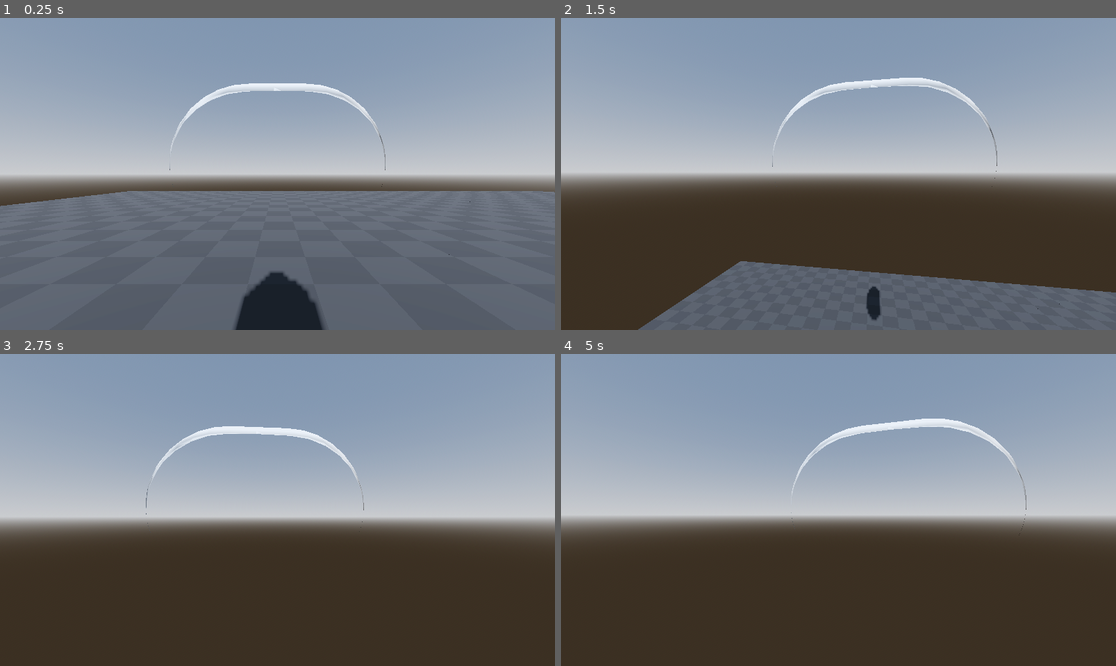
Above: before the commit, frames 1-4 (two rows, left to right).
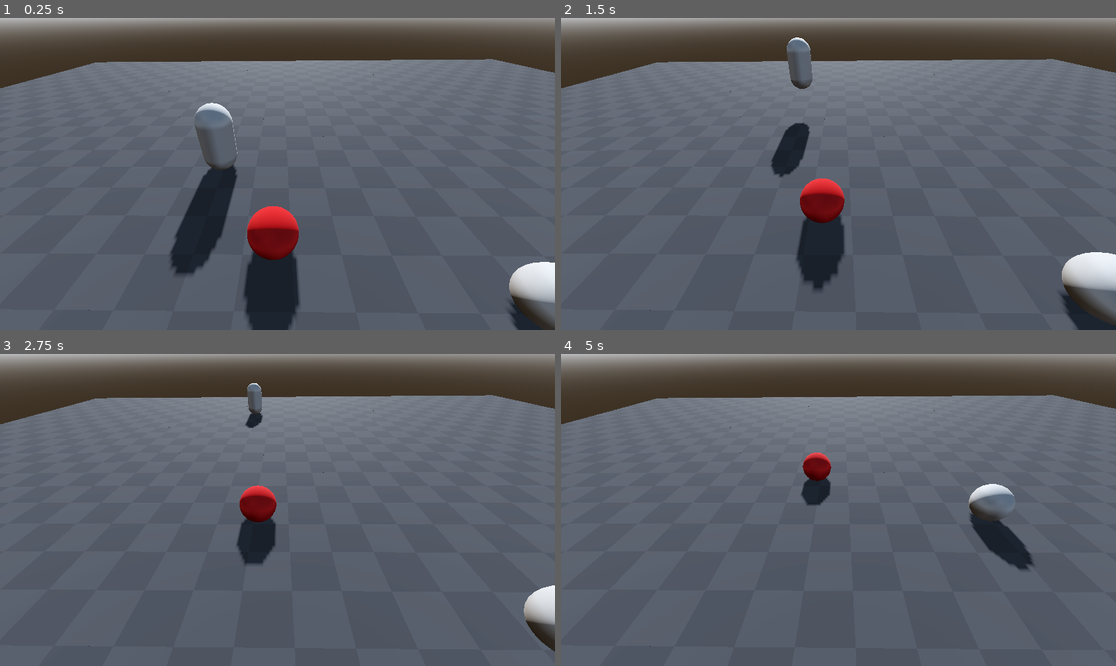
Above: after the commit, the same moments.

Repository: varshzakalq/game1
Game: Godot game, scene res://_main/Temporary stuff/temp_main.tscn
Two runs of this game, one before a commit and one after it. Both use one fixed random seed, a clock stepped at 60 frames per second and the inputs below.
Inputs (mouse positions are in pixels of both pictures, inside the frame that each line leads up to):
- Up to frame 1 (0.25 s): no input
- Up to frame 2 (1.5 s): tap Enter (ui_accept) at 0.5, 0.77, 0.8, 1.07, 1.35 s; move the mouse to (866, 174) at 0.52 s; hold R (Rewind, bound only after the commit) 0.53-1.28 s; hold Up (ui_up) from 0.53 s (still down); move the mouse to (810, 174) at 1.27 s
- Up to frame 3 (2.75 s): keep holding Up (ui_up); tap Enter (ui_accept) at 1.52, 1.82, 2.3 s; tap R (Rewind, bound only after the commit) at 1.55 s; move the mouse to (288, 503) at 2.02 s; hold R (Rewind, bound only after the commit) from 2.03 s (still down)
- Up to frame 4 (5 s): keep holding Up (ui_up); move the mouse to (832, 516) at 2.77 s; release R (Rewind, bound only after the commit) at 2.78 s; tap R (Rewind, bound only after the commit) at 2.85, 4.35 s; tap Enter (ui_accept) at 3.02, 3.32, 3.6, 3.77, 4.07, 4.52, 4.82 s; move the mouse to (877, 513) at 3.52 s; move the mouse to (794, 506) at 4.27 s

The runs differ from the first frame. In frame 1, 64% of the frame differs, in the area x 0-100%, y 0-100%; in frame 2, 87%; in frame 3, 99%; in frame 4, 99%.

Commit message:
time rewind system base

Diff:
--- /dev/null
+++ b/_base_objects/_characters/temp_player/time_test.gd
@@ -0,0 +1,36 @@
+extends Time_Character
+
+func _physics_process(delta: float) -> void:
+	# 1. Handle Rewind Input (Held down)
+	# Replace "ui_undo" with whatever action you mapped in Project Settings, or use Input.is_key_pressed(KEY_R)
+	if Input.is_action_pressed("Rewind"):
+		_rollback(delta)
+	else:
+		# Check if the button was just let go to reset our speed and states
+		if Input.is_action_just_released("Rewind"):
+			_stop_rollback()
+
+		# 2. Handle Normal Input ONLY if we aren't rewinding
+		if not _is_rewinding:
+			var inp = Input.get_vector("ui_left", "ui_right", "ui_up", "ui_down")
+			var input_dir = Vector2.ZERO
+			input_dir.x = - inp.y
+			input_dir.y = - inp.x
+			_move_self(input_dir, delta)
+
+			if Input.is_action_just_pressed("ui_accept"):
+				_attempt_jump()
+
+			# Remember to pass delta here once you update the base class!
+			_get_gravity(delta)
+
+	# 3. Apply Physics Movement
+	# We ONLY call move_and_slide when we are NOT rewinding.
+	# Why? Because during a rewind, the Tween is explicitly teleporting the 'position'
+	# back through time. If move_and_slide() runs at the same time, the physics engine
+	# will fight the Tween and cause stuttering.
+	if not _is_rewinding:
+		move_and_slide()
+
+	# 4. Call the parent class so the snapshot interval timer can run
+	super._physics_process(delta)
--- /dev/null
+++ b/_base_objects/_characters/temp_player/time_test.tscn
@@ -0,0 +1,20 @@
+[gd_scene format=3 uid="uid://g60q1jol1hrc"]
+
+[ext_resource type="Script" uid="uid://ln0ffcpckti7" path="res://_base_objects/_characters/temp_player/time_test.gd" id="1_df4fr"]
+
+[sub_resource type="SphereShape3D" id="SphereShape3D_xt4wu"]
+
+[sub_resource type="CapsuleMesh" id="CapsuleMesh_w20ea"]
+height = 1.0
+
+[node name="time_test" type="CharacterBody3D" unique_id=1916834120]
+script = ExtResource("1_df4fr")
+metadata/_custom_type_script = "uid://b37pyy3cyklrv"
+
+[node name="CollisionShape3D" type="CollisionShape3D" parent="." unique_id=746188097]
+shape = SubResource("SphereShape3D_xt4wu")
+
+[node name="MeshInstance3D" type="MeshInstance3D" parent="." unique_id=521424506]
+mesh = SubResource("CapsuleMesh_w20ea")
+
+[node name="Camera3D" type="Camera3D" parent="." unique_id=925324676]
--- /dev/null
+++ b/_engine/_base classes/Components/Aging_component.gd
@@ -0,0 +1,25 @@
+extends Node
+class_name AgingComponent
+
+signal age_increased(current_age: float)
+signal max_age_reached()
+
+
+@export var max_age: float = 100.0
+@export var aging_multiplier: float = 1.0
+@export var current_age: float = 0.0:
+	set(value):
+		_age_changed(value)
+
+		current_age = value
+		if current_age > max_age:
+			current_age = max_age
+
+func increase_age(delta: float, multiplier : float = 1):
+	current_age += delta * multiplier * 0.01
+
+func _age_changed(value : float):
+
+	#current_age variable in this func is the value before the change was made
+
+	pass
--- /dev/null
+++ b/_engine/_base classes/time_character.gd
@@ -0,0 +1,124 @@
+extends CharacterBody3D
+class_name Time_Character
+
+@export_category("Movement")
+@export var SPEED : float = 2.0
+@export var GRAVITY : float = 10.0
+@export var JUMP_HEIGHT : float = 2.0
+
+@export_category("Time Mechanics")
+@export var MAX_SNAPSHOT_COUNT : int = 10000
+@export var SNAPSHOT_PROPERTY_LIST : Array[String] = [
+	"velocity",
+	"position"
+]
+
+#INTERVAL VARS
+@export var SNAPSHOT_INTERVAL : float = 0.05
+var _time_since_last_snapshot : float = 0.0
+
+#REWIND VARS
+@export var MIN_REWIND_SPEED : float = 0.25
+@export var MAX_REWIND_SPEED : float = 3.0
+@export var REWIND_ACCELERATION : float = 1.5
+
+var _reached_history_end : bool = false
+var _rewind_tween : Tween
+
+var _current_rewind_speed : float = MIN_REWIND_SPEED
+var _rewind_accumulator : float = 0.0
+
+var snapshots : Dictionary = {}
+var _is_rewinding : bool = false
+
+func _ready() -> void:
+	for prop in SNAPSHOT_PROPERTY_LIST:
+		snapshots[prop] = []
+
+func _rollback(delta: float) -> void:
+	if _reached_history_end or snapshots[SNAPSHOT_PROPERTY_LIST[0]].is_empty():
+		_reached_history_end = true
+		return
+
+	_is_rewinding = true
+
+	_current_rewind_speed = move_toward(_current_rewind_speed, MAX_REWIND_SPEED, REWIND_ACCELERATION * delta)
+	_rewind_accumulator += _current_rewind_speed
+
+	var frames_to_pop : int = floor(_rewind_accumulator)
+
+	if frames_to_pop > 0:
+		_rewind_accumulator -= frames_to_pop
+
+		var target_values : Dictionary = {}
+
+		for i in range(frames_to_pop):
+			if snapshots[SNAPSHOT_PROPERTY_LIST[0]].is_empty():
+				_reached_history_end = true
+				break
+
+			for key in snapshots:
+				target_values[key] = snapshots[key].pop_back()
+
+		if not target_values.is_empty():
+			if _rewind_tween and _rewind_tween.is_valid():
+				_rewind_tween.kill()
+
+			_rewind_tween = create_tween()
+			_rewind_tween.set_parallel(true)
+
+			var tween_duration = SNAPSHOT_INTERVAL / _current_rewind_speed
+
+			for key in target_values:
+				_rewind_tween.tween_property(self, key, target_values[key], tween_duration)
+
+func _take_snapshot(delta: float) -> void:
+	if _is_rewinding: return
+
+	_reached_history_end = false
+
+	_time_since_last_snapshot += delta
+
+	if _time_since_last_snapshot >= SNAPSHOT_INTERVAL:
+		_time_since_last_snapshot -= SNAPSHOT_INTERVAL
+
+		for property in SNAPSHOT_PROPERTY_LIST:
+			var value = get(property)
+			if value == null:
+				push_error("NON EXISTENT PROPERTY %s TO TAKE SNAPSHOT OF" % property)
+				continue
+			snapshots[property].append(value)
+
+			if MAX_SNAPSHOT_COUNT > 0 and snapshots[property].size() > MAX_SNAPSHOT_COUNT:
+				snapshots[property].pop_front()
+
+func _stop_rollback() -> void:
+	_is_rewinding = false
+	_current_rewind_speed = MIN_REWIND_SPEED
+	_rewind_accumulator = 0.0
+
+func _move_self(direction: Vector2, delta: float) -> void:
+	if _is_rewinding: return
+
+	var movement_dir = Vector3(direction.y, 0, direction.x)
+
+	velocity = lerp(velocity, SPEED*movement_dir.rotated(Vector3.UP, global_rotation.y), 5 * delta)
+
+func _attempt_jump() -> void:
+	if _is_rewinding: return
+	if is_on_floor():
+		velocity.y += JUMP_HEIGHT
+
+func _get_gravity(delta : float) -> void:
+	if _is_rewinding: return
+	if not is_on_floor():
+		velocity.y -= GRAVITY*delta
+
+
+func _handle_stair_step_up(delta: float) -> void:
+	pass
+
+func _physics_process(delta: float) -> void:
+	_get_gravity(delta)
+	_take_snapshot(delta)
+	_handle_stair_step_up(delta)
--- a/_main/Temporary stuff/temp_main.tscn
+++ b/_main/Temporary stuff/temp_main.tscn
@@ -3,7 +3,7 @@
 [ext_resource type="PackedScene" uid="uid://cnuvmcnksbha1" path="res://_main/Temporary stuff/temp_gridmap.tscn" id="1_moldy"]
 [ext_resource type="PackedScene" uid="uid://ccec6c80h1n8j" path="res://_base_objects/_characters/old enemy(for reference)/Sphere/Sphere_enemy.tscn" id="2_yohdy"]
 [ext_resource type="PackedScene" uid="uid://ck4rhlfugoumh" path="res://_main/Temporary stuff/test_dummy.tscn" id="3_yohdy"]
-[ext_resource type="PackedScene" uid="uid://cmm8t2vycvntl" path="res://_base_objects/_characters/temp_player/player.tscn" id="4_yh7ig"]
+[ext_resource type="PackedScene" uid="uid://g60q1jol1hrc" path="res://_base_objects/_characters/temp_player/time_test.tscn" id="4_yh7ig"]
 
 [sub_resource type="ProceduralSkyMaterial" id="ProceduralSkyMaterial_f3sb7"]
 sky_horizon_color = Color(0.662243, 0.671743, 0.686743, 1)
@@ -43,5 +43,5 @@
 "cells": PackedInt32Array(65535, 3, 0, 65534, 3, 0, 65533, 3, 0, 65533, 2, 0, 65532, 2, 0, 65532, 1, 0, 65532, 0, 0, 65 …(5106 unchanged characters)…
 }
 
-[node name="Player" parent="." unique_id=1723265973 instance=ExtResource("4_yh7ig")]
-transform = Transform3D(1, 0, 0, 0, 1, 0, 0, 0, 1, -5.5519876, 2.0000005, 0.17696095)
+[node name="time_test" parent="." unique_id=1916834120 instance=ExtResource("4_yh7ig")]
+transform = Transform3D(1, 0, 0, 0, 1, 0, 0, 0, 1, -2.8057258, 2, -2)
--- a/project.godot
+++ b/project.godot
@@ -21,23 +21,37 @@
 
 [input]
 
-up={
+Forward={
 "deadzone": 0.2,
 "events": [Object(InputEventKey,"resource_local_to_scene":false,"resource_name":"","device":-1,"window_id":0,"alt_press …(192 unchanged characters)…
 ]
 }
-down={
+Backward={
 "deadzone": 0.2,
 "events": [Object(InputEventKey,"resource_local_to_scene":false,"resource_name":"","device":-1,"window_id":0,"alt_press …(192 unchanged characters)…
 ]
 }
-left={
+Left={
 "deadzone": 0.2,
 "events": [Object(InputEventKey,"resource_local_to_scene":false,"resource_name":"","device":-1,"window_id":0,"alt_press …(191 unchanged characters)…
 ]
 }
-right={
+Right={
 "deadzone": 0.2,
 "events": [Object(InputEventKey,"resource_local_to_scene":false,"resource_name":"","device":-1,"window_id":0,"alt_press …(192 unchanged characters)…
 ]
 }
+Jump={
+"deadzone": 0.2,
+"events": [Object(InputEventKey,"resource_local_to_scene":false,"resource_name":"","device":-1,"window_id":0,"alt_pressed":false,"shift_pressed":false,"ctrl_pressed":false,"meta_pressed":false,"pressed":false,"keycode":0,"physical_keycode":32,"key_label":0,"unicode":32,"location":0,"echo":false,"script":null)
+]
+}
+Rewind={
+"deadzone": 0.2,
+"events": [Object(InputEventKey,"resource_local_to_scene":false,"resource_name":"","device":-1,"window_id":0,"alt_pressed":false,"shift_pressed":false,"ctrl_pressed":false,"meta_pressed":false,"pressed":false,"keycode":0,"physical_keycode":82,"key_label":0,"unicode":114,"location":0,"echo":false,"script":null)
+]
+}
+
+[physics]
+
+3d/enable_gravity=true
Not shown, added: _base_objects/_characters/temp_player/time_test.gd.uid
Not shown, added: _engine/_base classes/Components/Aging_component.gd.uid
Not shown, added: _engine/_base classes/time_character.gd.uid
